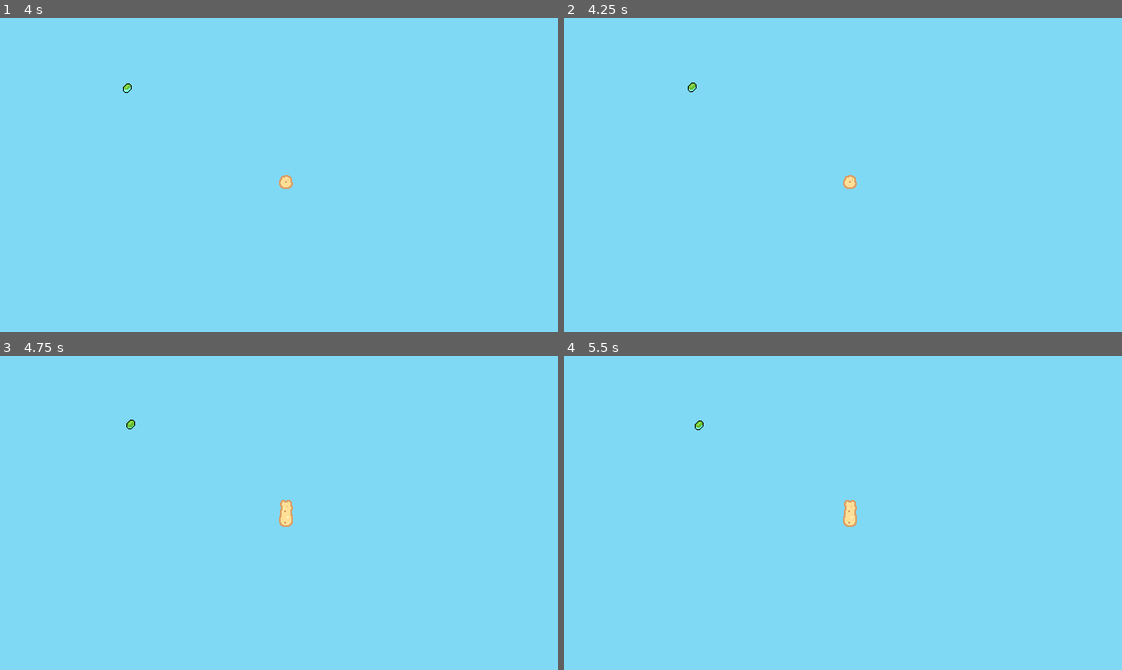
Above: before the commit, frames 1-4 (two rows, left to right).
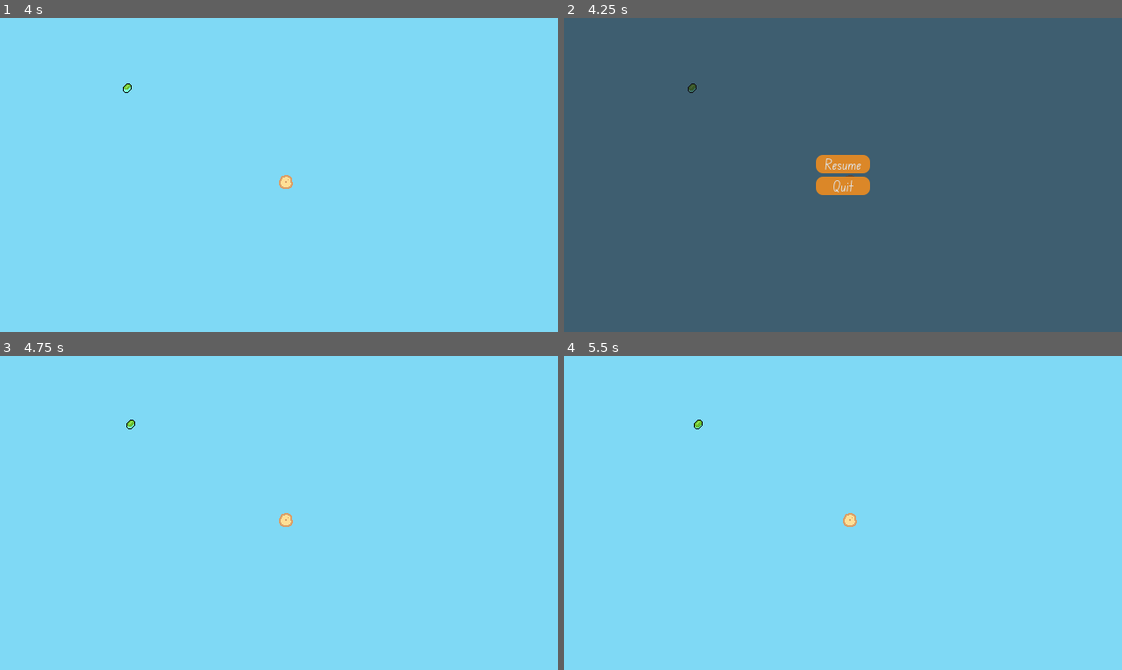
Above: after the commit, the same moments.

Repository: ninesliced/micro-jam-061
Game: Godot game, scene res://src/scripts/game/game.tscn
Same seed, same stepped clock (60 frames per second), same inputs: the game is played once before the commit and once after it. This scene is started directly instead of the project's main scene.
Inputs (mouse positions are in pixels of both pictures, inside the frame that each line leads up to):
- Up to frame 1 (4 s): tap Enter at 0.5, 2, 3.5 s; move the mouse to (401, 159) at 0.52 s; click (401, 159) at 0.67 s; tap Space at 1.25, 2.75 s; move the mouse to (167, 190) at 1.27 s; click (167, 190) at 1.42 s; move the mouse to (334, 105) at 2.02 s; click (334, 105) at 2.17 s; move the mouse to (251, 237) at 2.77 s; click (251, 237) at 2.92 s; move the mouse to (446, 222) at 3.52 s; click (446, 222) at 3.67 s
- Up to frame 2 (4.25 s): tap Escape (pause, bound only after the commit) at 4.15 s
- Up to frame 3 (4.75 s): click (279, 503) at 4.25 s, where only the run after the commit has a clickable "Resume"
- Up to frame 4 (5.5 s): move the mouse to (675, 465) at 5.02 s; click (675, 465) at 5.17 s

Frame 1 is identical in both runs. In frame 2, 100% of the frame differs, in the area x 0-100%, y 0-100%; in frame 3, 0.1%; in frame 4, 0.2%.

Commit message:
pause menu

Diff:
--- a/project.godot
+++ b/project.godot
@@ -36,6 +36,14 @@
 
 enabled=PackedStringArray("res://addons/run-configs/plugin.cfg")
 
+[input]
+
+pause={
+"deadzone": 0.2,
+"events": [Object(InputEventKey,"resource_local_to_scene":false,"resource_name":"","device":-1,"window_id":0,"alt_pressed":false,"shift_pressed":false,"ctrl_pressed":false,"meta_pressed":false,"pressed":false,"keycode":0,"physical_keycode":4194305,"key_label":0,"unicode":0,"location":0,"echo":false,"script":null)
+]
+}
+
 [physics]
 
 3d/physics_engine="Jolt Physics"
--- a/src/scripts/game/game.tscn
+++ b/src/scripts/game/game.tscn
@@ -8,6 +8,7 @@
 [ext_resource type="Resource" uid="uid://ceeu6iqhruiyw" path="res://src/scripts/pickable/Resources/pickable_seed.tres" id="5_hdf7i"]
 [ext_resource type="PackedScene" uid="uid://oypaj1bkq7jd" path="res://src/scripts/pickable/pickable_item.tscn" id="6_8wyrr"]
 [ext_resource type="Theme" uid="uid://b6qkmtr8mp6ee" path="res://src/Assets/main_theme.tres" id="8_quy78"]
+[ext_resource type="Script" uid="uid://buafy44ml1hn" path="res://src/scripts/game/pause_menu.gd" id="9_hdf7i"]
 
 [node name="Game" type="Node2D" unique_id=778324019]
 script = ExtResource("1_50moq")
@@ -23,9 +24,10 @@
 pickable_item_scene = ExtResource("6_8wyrr")
 
 [node name="CanvasLayer" type="CanvasLayer" parent="." unique_id=443480858]
+
+[node name="PauseMenu" type="Control" parent="CanvasLayer" unique_id=536414412]
+process_mode = 3
 visible = false
-
-[node name="Control" type="Control" parent="CanvasLayer" unique_id=536414412]
 layout_mode = 3
 anchors_preset = 15
 anchor_right = 1.0
@@ -33,8 +35,9 @@
 grow_horizontal = 2
 grow_vertical = 2
 theme = ExtResource("8_quy78")
+script = ExtResource("9_hdf7i")
 
-[node name="ColorRect" type="ColorRect" parent="CanvasLayer/Control" unique_id=1548452485]
+[node name="ColorRect" type="ColorRect" parent="CanvasLayer/PauseMenu" unique_id=1548452485]
 layout_mode = 1
 anchors_preset = 15
 anchor_right = 1.0
@@ -43,7 +46,7 @@
 grow_vertical = 2
 color = Color(0.09411765, 0.09019608, 0.13333334, 0.6313726)
 
-[node name="VBoxContainer" type="VBoxContainer" parent="CanvasLayer/Control/ColorRect" unique_id=587164441]
+[node name="VBoxContainer" type="VBoxContainer" parent="CanvasLayer/PauseMenu/ColorRect" unique_id=587164441]
 layout_mode = 1
 anchors_preset = 8
 anchor_left = 0.5
@@ -57,6 +60,10 @@
 grow_horizontal = 2
 grow_vertical = 2
 
-[node name="Button" type="Button" parent="CanvasLayer/Control/ColorRect/VBoxContainer" unique_id=838031622]
+[node name="Resume" type="Button" parent="CanvasLayer/PauseMenu/ColorRect/VBoxContainer" unique_id=838031622]
 layout_mode = 2
 text = "Resume"
+
+[node name="Quit" type="Button" parent="CanvasLayer/PauseMenu/ColorRect/VBoxContainer" unique_id=161753247]
+layout_mode = 2
+text = "Quit"
--- /dev/null
+++ b/src/scripts/game/pause_menu.gd
@@ -0,0 +1,28 @@
+extends Control
+
+@onready var resume: Button = $ColorRect/VBoxContainer/Resume
+@onready var quit: Button = $ColorRect/VBoxContainer/Quit
+
+func _ready() -> void:
+	resume.pressed.connect(unpause)
+	quit.pressed.connect(func():
+		get_tree().quit()
+	)
+
+
+func pause():
+	show()
+	get_tree().paused = true
+
+
+func unpause():
+	hide()
+	get_tree().paused = false
+
+
+func _input(event: InputEvent) -> void:
+	if event.is_action_pressed("pause"):
+		if get_tree().paused:
+			unpause()
+		else:
+			pause()
Not shown, added: src/scripts/game/pause_menu.gd.uid
